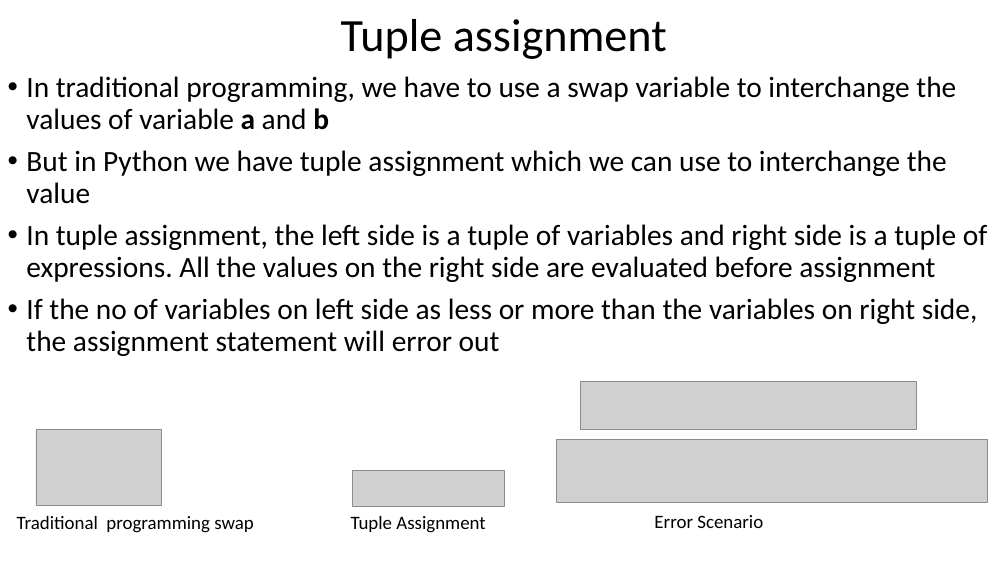
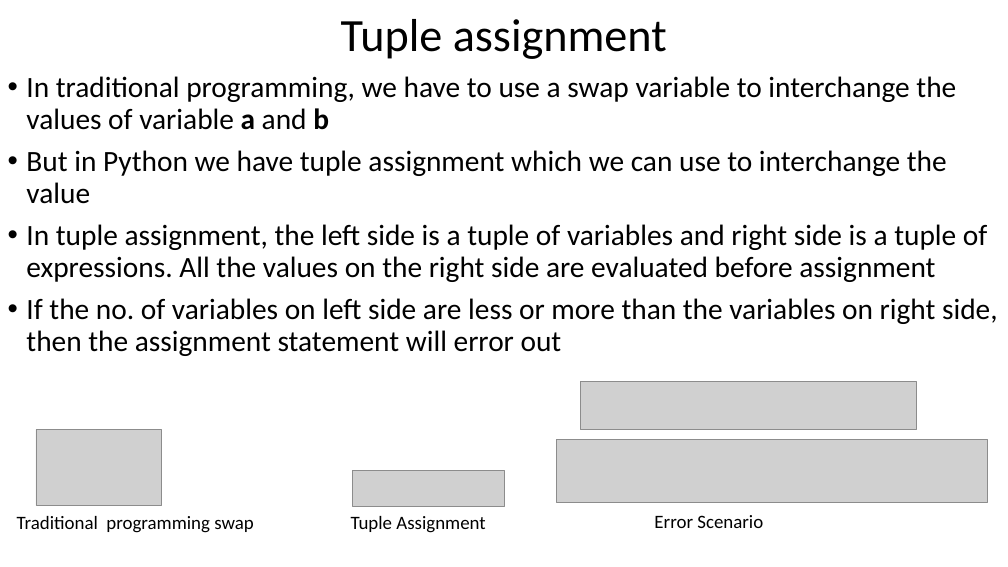
Before and after one commit to sanghvip/Python-Lecture, a slide deck: slide 3 of Lecture 7.pptx. Drawn at 1008x567 pixels with LibreOffice and Linux fonts; fonts in the diff are those of the drawing; grey boxes stand for pictures. Boxes give left, top, right and bottom in pixels: in the first picture for what was removed or moved away, otherwise in the second. Text is boxed around its words. In the diff, an @@ line names an element or a change of style, - is before the commit and + after.

```diff
--- a/Lecture 7.pptx
+++ b/Lecture 7.pptx
@@ text at (26, 298, 998, 356): text changed @@
-• If the no of variables on left side as less or more than the variables on right side, the assignment statement will error out
+• If the no. of variables on left side are less or more than the variables on right side, then the assignment statement will error out
```
Also in this commit, not shown: 3 other slides changed.
